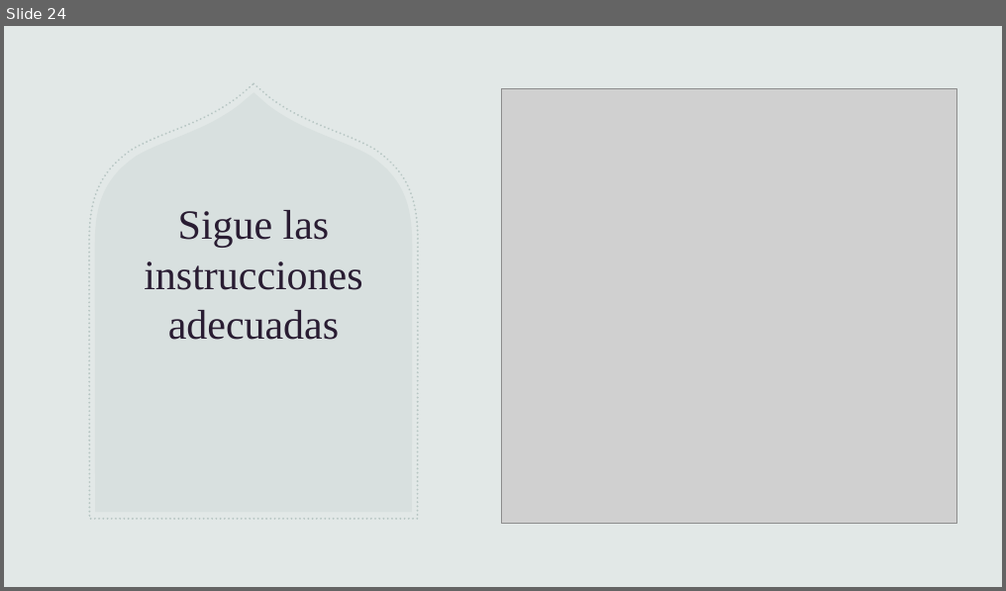
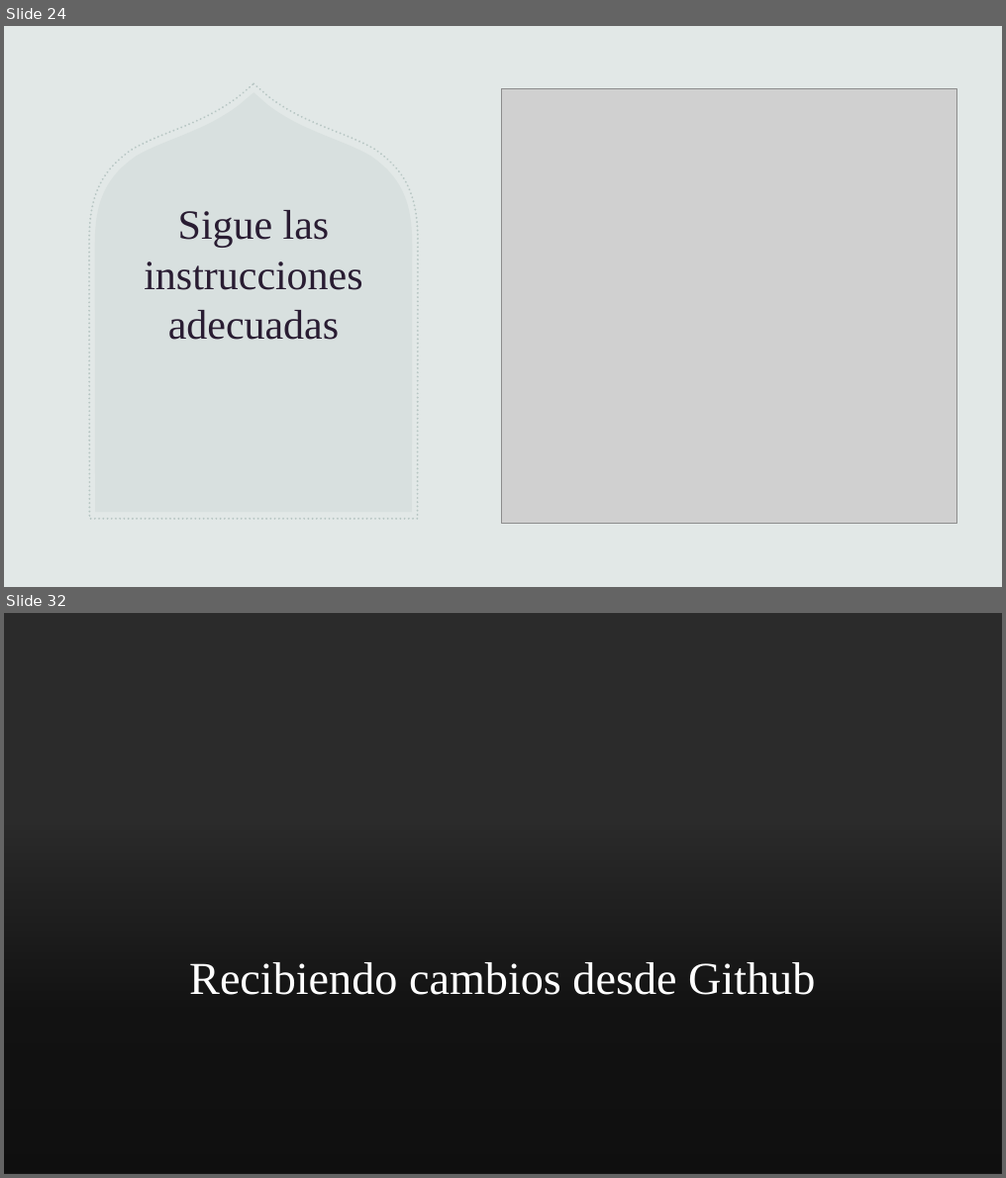
Before and after one commit to mfloresdev/Tutorial-Git, a slide deck: Git & GitHub.pptx. Shown one above the other, each under a label of ours: slide 24 before the commit, slides 24 and 32 after it; the slides between them are not shown. The pictures are 1006x591 and 1006x1178 pixels, drawn with LibreOffice and Linux fonts; fonts in the diff are those of the drawing; grey boxes stand for pictures; background and template pictures are left out; a plain dark background stands for a picture behind light text. Boxes give left, top, right and bottom in pixels: in the first picture for what was removed or moved away, otherwise in the second. Text is boxed around its words. In the diff, an @@ line names an element or a change of style, - is before the commit and + after.

```diff
--- a/Git & GitHub.pptx
+++ b/Git & GitHub.pptx
@@ slide 32 added at bbox=[4, 613, 1002, 1174], background picture (left out); not listed: 4 template elements that a slide beside it also shows @@
@@ rectangle added at bbox=[4, 613, 1002, 1174], fill #E2E8E7 @@
@@ group added at bbox=[762, 613, 1002, 1025]: 4 freeform shapes @@
@@ rectangle added at bbox=[4, 797, 1002, 1174], fill gradient #000000 @@
@@ title added at bbox=[189, 962, 815, 995], 44 pt, text #FFFFFF @@
+Recibiendo cambios desde Github
```
Also in this commit, not shown: 9 other slides added.
